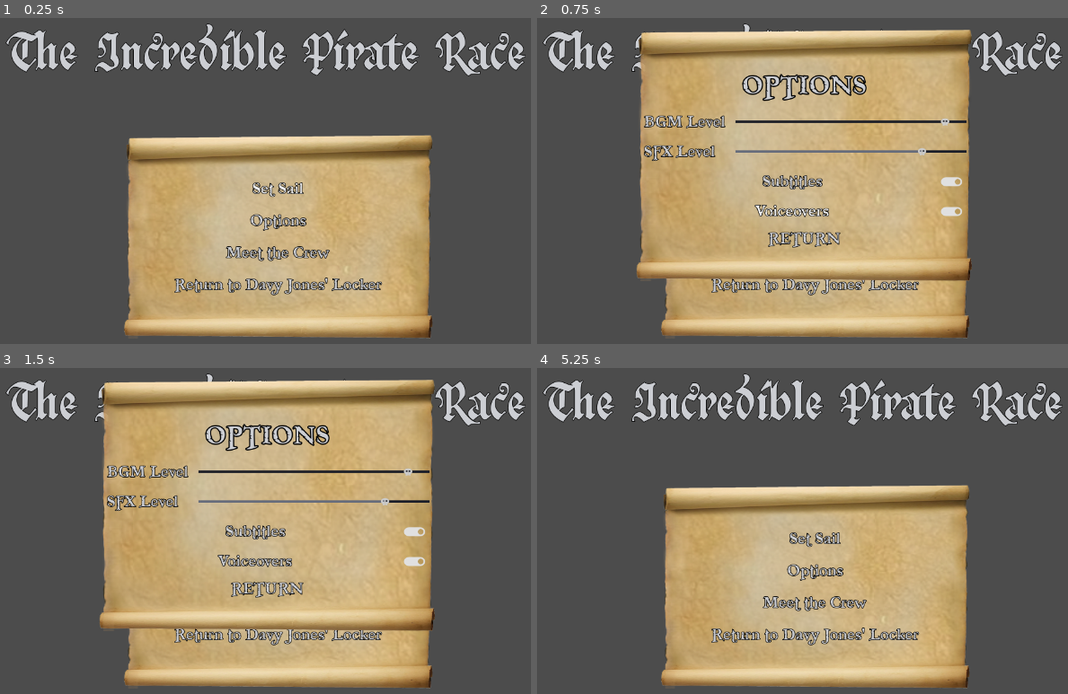
Above: before the commit, frames 1-4 (two rows, left to right).
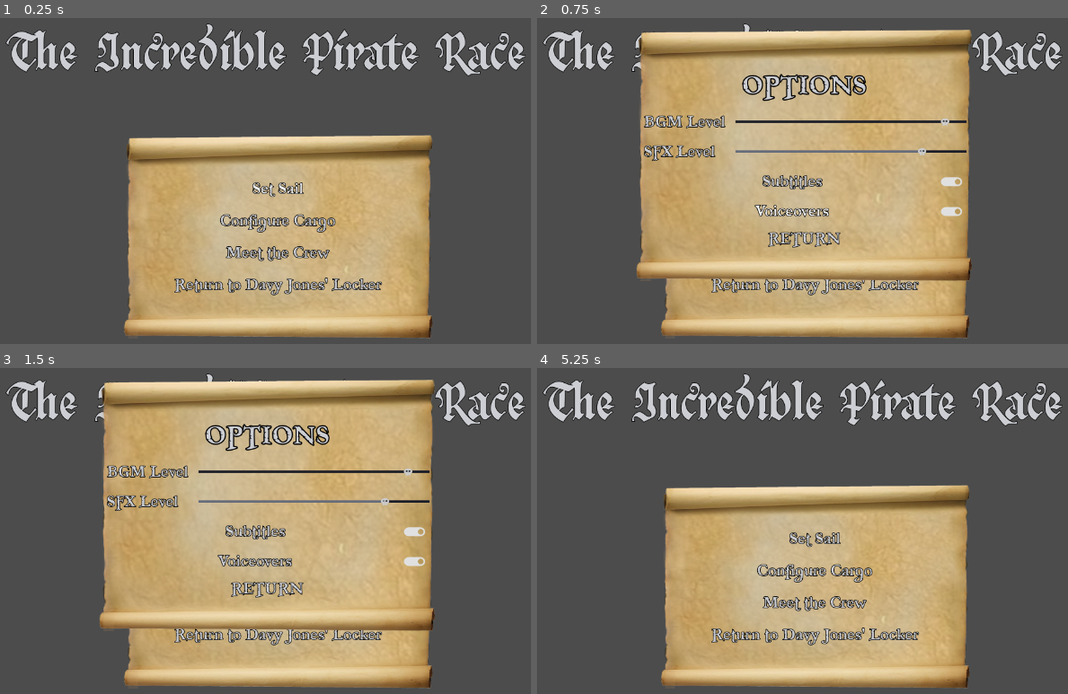
Above: after the commit, the same moments.

Repository: Inglo-Games/GodotWildJam19
Game: Godot game, scene res://scenes/main_menu.tscn
Same seed, same stepped clock (60 frames per second), same inputs: the game is played once before the commit and once after it. Sound files missing from this copy of the repository are replaced by a short silence.
Inputs:
- Up to frame 1 (0.25 s): no input
- Up to frame 2 (0.75 s): click "Options" (after the commit: "Configure Cargo") at 0.5 s
- Up to frame 3 (1.5 s): click "Return to Davy Jones' Locker" at 1.25 s
- Up to frame 4 (5.25 s): click "Set Sail" at 2 s; click "Meet the Crew" at 2.75 s; click "Subtitles" at 3.5 s; click "Voiceovers" at 4.25 s; click "RETURN" at 5 s

The runs differ from the first frame. In frame 1, 0.6% of the frame differs, in the area x 41-64%, y 60-66%; in frame 2, nothing differs; in frame 3, nothing differs; in frame 4, 0.6%.

Commit message:
Tweaking main menu wording and removing quit button for HTML

Diff:
--- a/scenes/main_menu.tscn
+++ b/scenes/main_menu.tscn
@@ -69,7 +69,7 @@
 focus_neighbour_bottom = NodePath("../quit_btn")
 focus_next = NodePath("../quit_btn")
 focus_previous = NodePath("../start_btn")
-text = "Options"
+text = "Configure Cargo"
 flat = true
 
 [node name="credits_btn" type="Button" parent="panel/container"]
--- a/scripts/main_menu.gd
+++ b/scripts/main_menu.gd
@@ -5,6 +5,10 @@
 
 func _ready():
 	$panel/container/start_btn.grab_focus()
+
+	# Don't show the quit button if in-browser
+	if(OS.get_name() == "HTML5"):
+		$panel/container/quit_btn.visible = false
 
 func _on_start_btn_pressed():
 	get_tree().change_scene("res://scenes/world.tscn")
